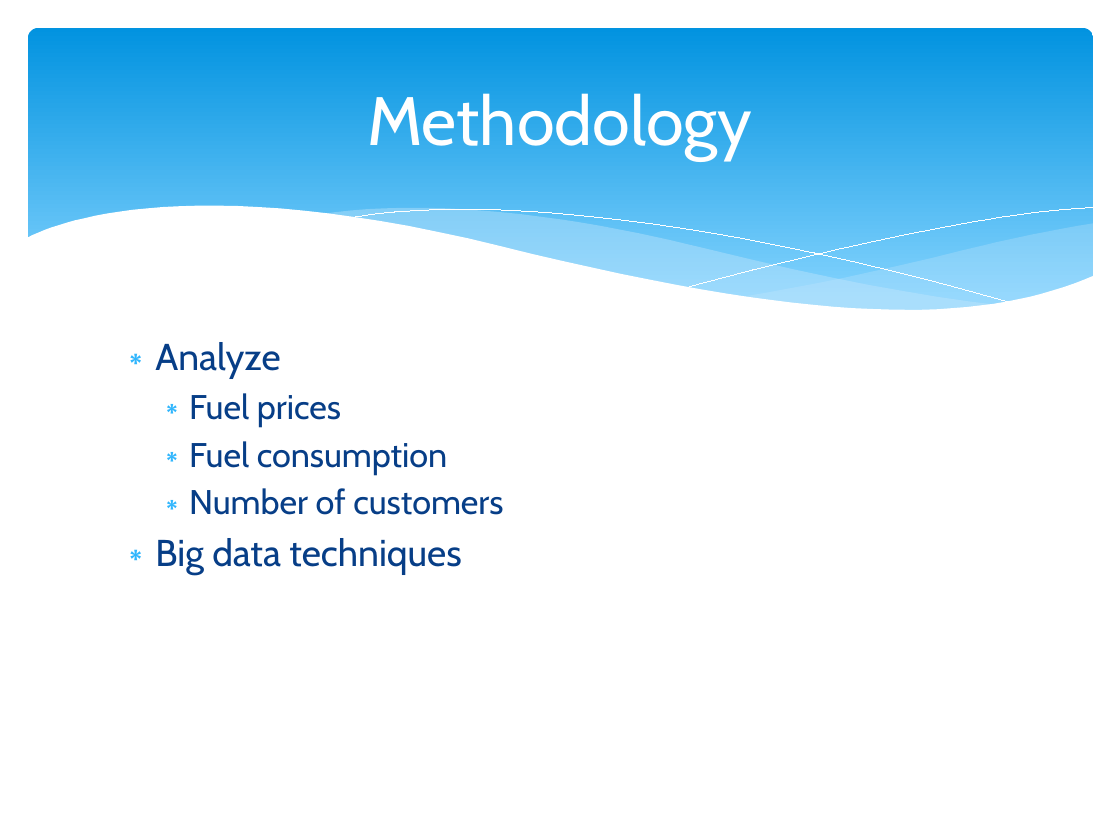
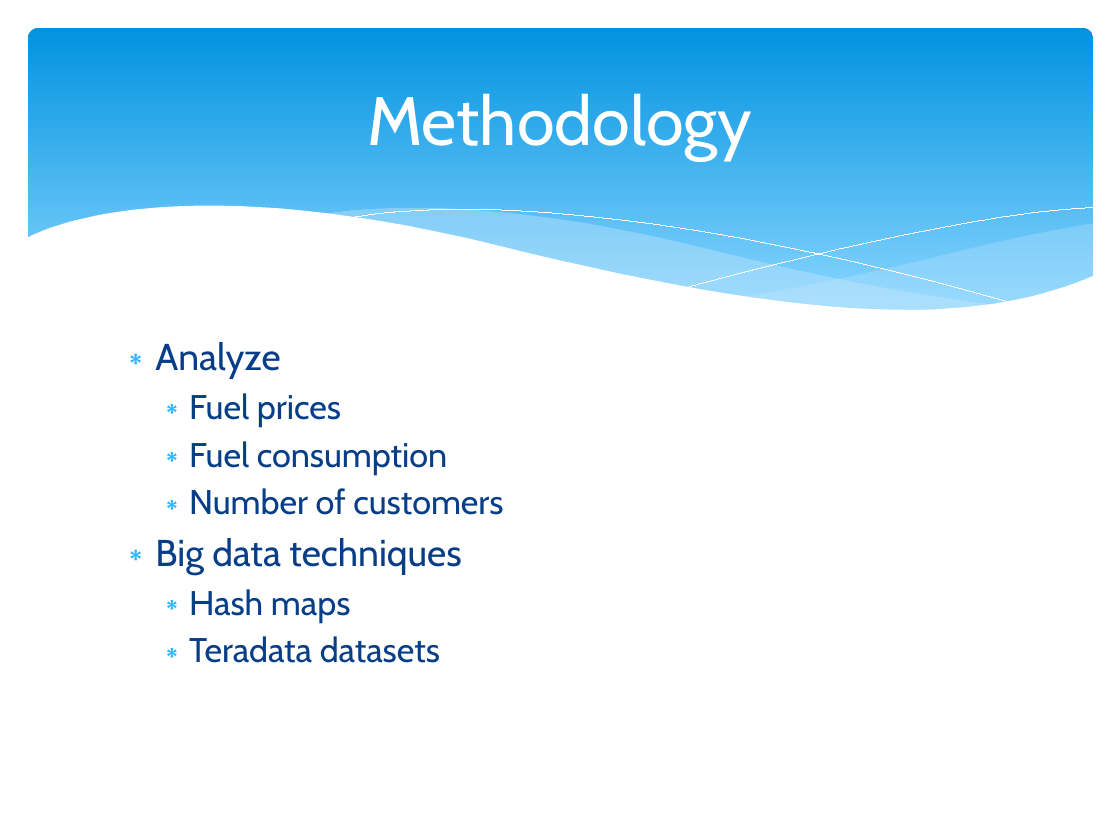
Before and after one commit to jey036/Your-Worst-Nightmare-Segfault, a slide deck: slide 3 of Skyfault.pptx. Drawn at 1120x840 pixels with LibreOffice and Linux fonts; fonts in the diff are those of the drawing. Boxes give left, top, right and bottom in pixels: in the first picture for what was removed or moved away, otherwise in the second. Text is boxed around its words. In the diff, an @@ line names an element or a change of style, - is before the commit and + after.

```diff
--- a/Skyfault.pptx
+++ b/Skyfault.pptx
@@ text at [189, 589, 440, 663]: paragraphs added @@
+  ∗ Hash maps
+  ∗ Teradata datasets
```
Also in this commit, not shown: 2 other slides changed, 1 slide added.
